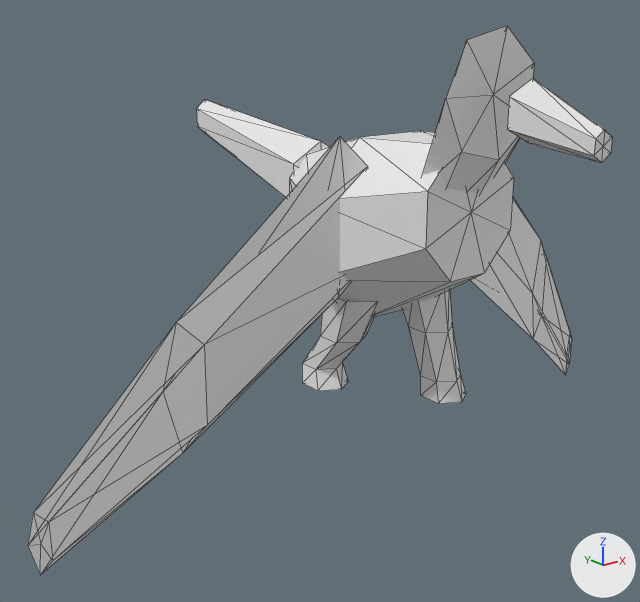
Before and after pictures for a commit that changed the OBJ model data/animals/sabia/walk/7.obj.
Both versions are drawn from a camera (50 mm lens) standing at (-0.571, -0.607, 0.437) and looking at (-0.042, 0.054, 0.172). Lighting does not change. The marker at lower right points along +X, +Y and +Z. The older version comes first. Mesh edges are drawn as thin lines. Where no turn or scale is listed for an object, it has been applied to the vertices.

Names of what the first picture shows: 'sabia_walk_7'.
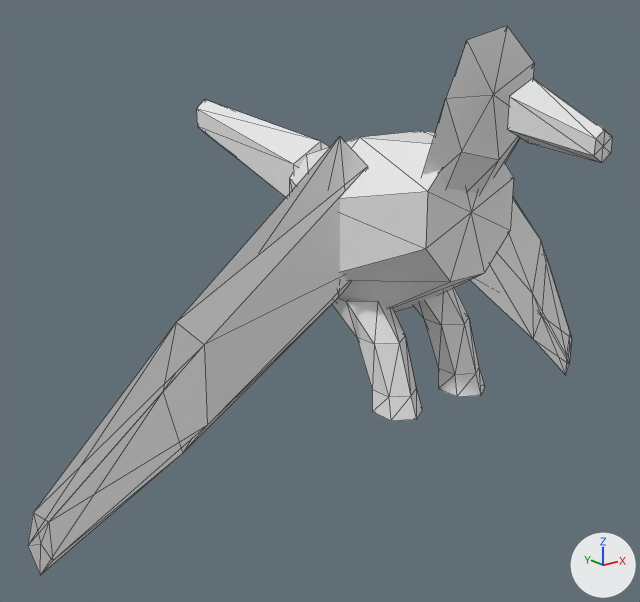
The change, as a diff of the scene's bpy script:
```diff
--- a/data/animals/sabia/walk/7.obj.py
+++ b/data/animals/sabia/walk/7.obj.py
@@ me_sabia_walk_7 @@
 me_sabia_walk_7.from_pydata(...)  # 156 vertices, 280 faces; spans x -0.362..0.36, y -0.228..0.306, z 0.0..0.435
 # used by ob_sabia_walk_7; location = (0.0, 0.0, 0.0)
+# me_sabia_walk_7 part 1: all 13 vertices in x -0.063..-0.023, y 0.019..0.071, z 0.088..0.108 are moved by (0.0, -0.106, 0.006)
+# me_sabia_walk_7 part 2: all 6 vertices in x -0.062..-0.024, y -0.008..0.041, z 0.146 are moved by (0.0, -0.054, 0.014)
+# me_sabia_walk_7 part 3: all 13 vertices in x 0.023..0.063, y -0.063..-0.011, z 0.079..0.099 are moved by (0.0, -0.024, 0.015)
+# me_sabia_walk_7 part 4: all 6 vertices in x 0.024..0.062, y -0.041..0.008, z 0.146 are moved by (0.0, -0.021, 0.014)
```

Pixel boxes [x1, y1, x2, y2] of what changed, in the pictures (640 x 602 px; the box of a moved part takes in the faces that stretch with it):
part 1 of me_sabia_walk_7, moved or reshaped
    before: [302, 362, 348, 391]
    after: [372, 389, 422, 421]
part 2 of me_sabia_walk_7, moved or reshaped
    before: [303, 299, 377, 370]
    after: [332, 299, 416, 397]
part 3 of me_sabia_walk_7, moved or reshaped
    before: [420, 374, 466, 404]
    after: [438, 368, 485, 397]
part 4 of me_sabia_walk_7, moved or reshaped
    before: [402, 290, 460, 382]
    after: [413, 288, 479, 375]
